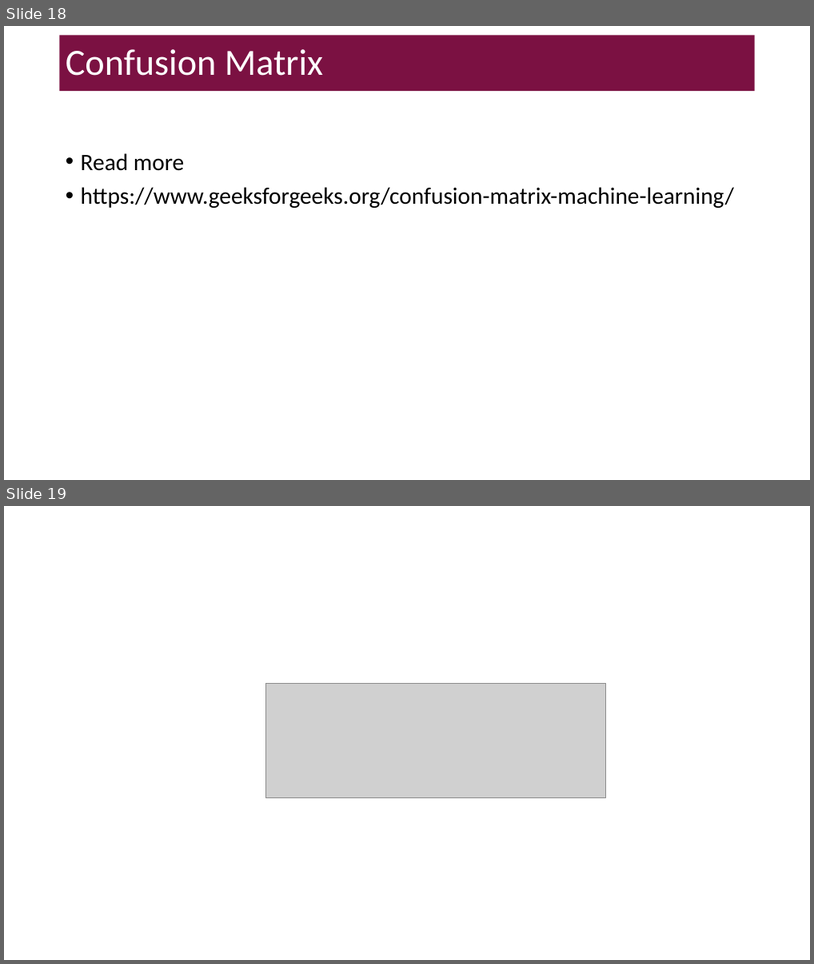
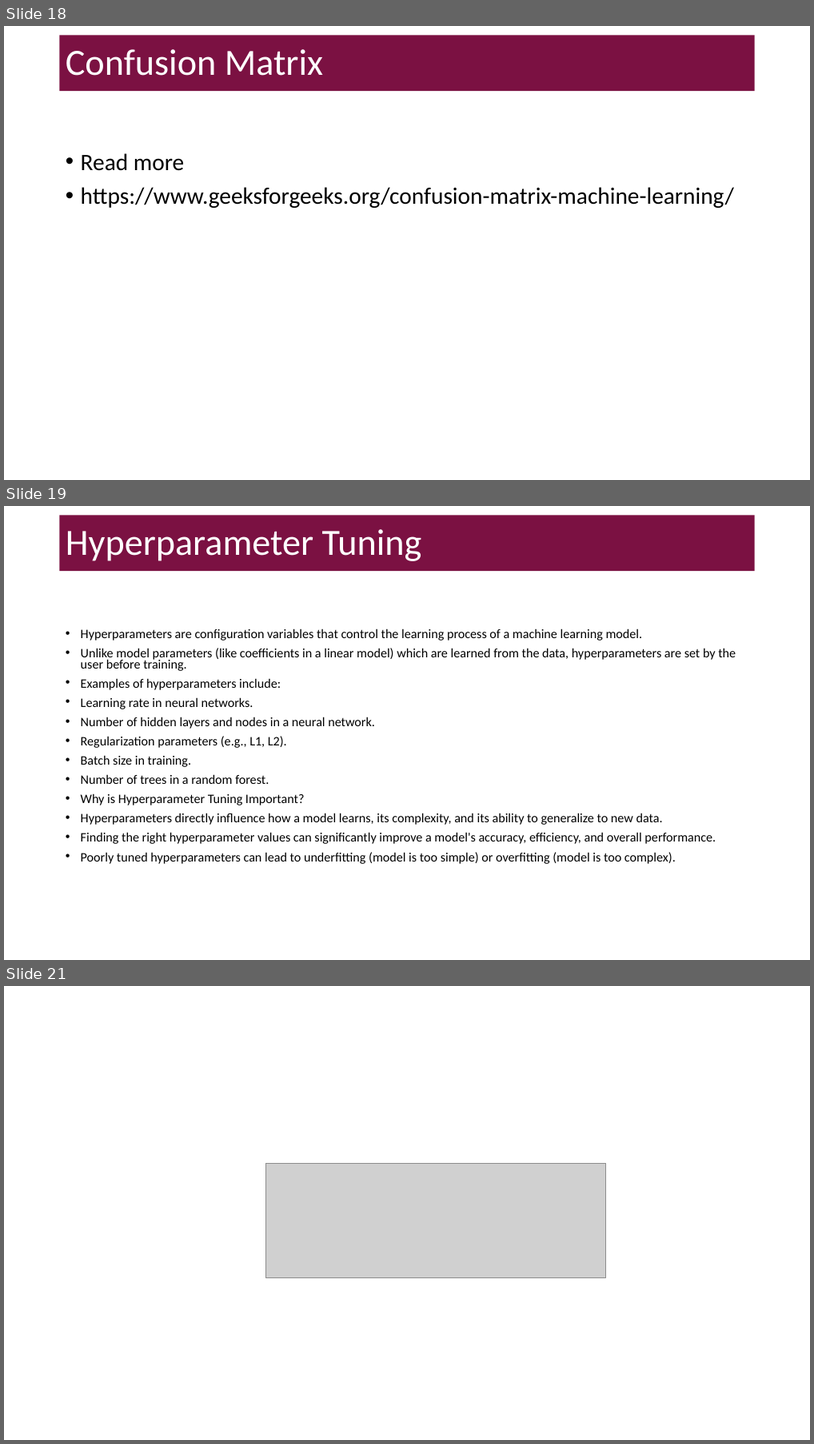
Before and after one commit to lotaylor23/MS-CC_2025, a slide deck: Mentorship/files/Assignments/MachineLearning/Algorithms_MachineLearning.pptx. Shown one above the other, each under a label of ours: slides 18 and 19 before the commit, slides 18, 19 and 21 after it; the slides between them are not shown. The pictures are 814x964 and 814x1444 pixels, drawn with LibreOffice and Linux fonts; fonts in the diff are those of the drawing; grey boxes stand for pictures; background and template pictures are left out. Boxes give left, top, right and bottom in pixels: in the first picture for what was removed or moved away, otherwise in the second. Text is boxed around its words. In the diff, an @@ line names an element or a change of style, - is before the commit and + after.

```diff
--- a/Mentorship/files/Assignments/MachineLearning/Algorithms_MachineLearning.pptx
+++ b/Mentorship/files/Assignments/MachineLearning/Algorithms_MachineLearning.pptx
@@ slide 19 added at (x1=4, y1=506, x2=810, y2=960), background #FFFFFF @@
@@ title added at (x1=60, y1=515, x2=755, y2=572), fill #7B1142, 44 pt, text #FFFFFF @@
+Hyperparameter Tuning
@@ text added at (x1=81, y1=628, x2=736, y2=864), 15.4 pt, text #000000 @@
+• Hyperparameters are configuration variables that control the learning process of a machine learning model.
+• Unlike model parameters (like coefficients in a linear model) which are learned from the data, hyperparameters are set by the user before training.
+• Examples of hyperparameters include:
+• Learning rate in neural networks.
+• Number of hidden layers and nodes in a neural network.
+• Regularization parameters (e.g., L1, L2).
+• Batch size in training.
+• Number of trees in a random forest.
+• Why is Hyperparameter Tuning Important?
+• Hyperparameters directly influence how a model learns, its complexity, and its ability to generalize to new data.
+• Finding the right hyperparameter values can significantly improve a model's accuracy, efficiency, and overall performance.
+• Poorly tuned hyperparameters can lead to underfitting (model is too simple) or overfitting (model is too complex).
@@ what was slide 19 is now slide 21 @@
```
Also in this commit, not shown: 1 other slide added.
